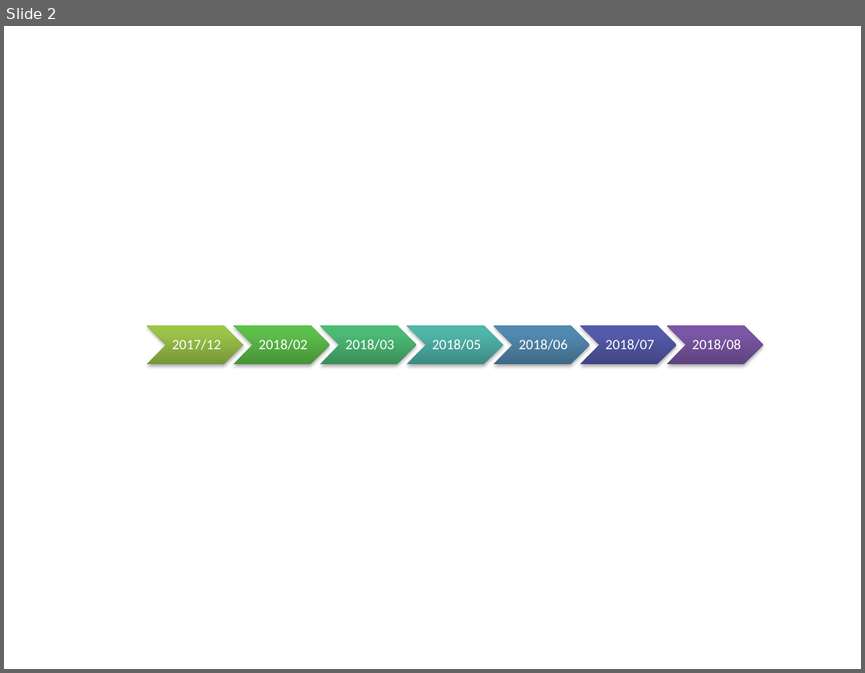
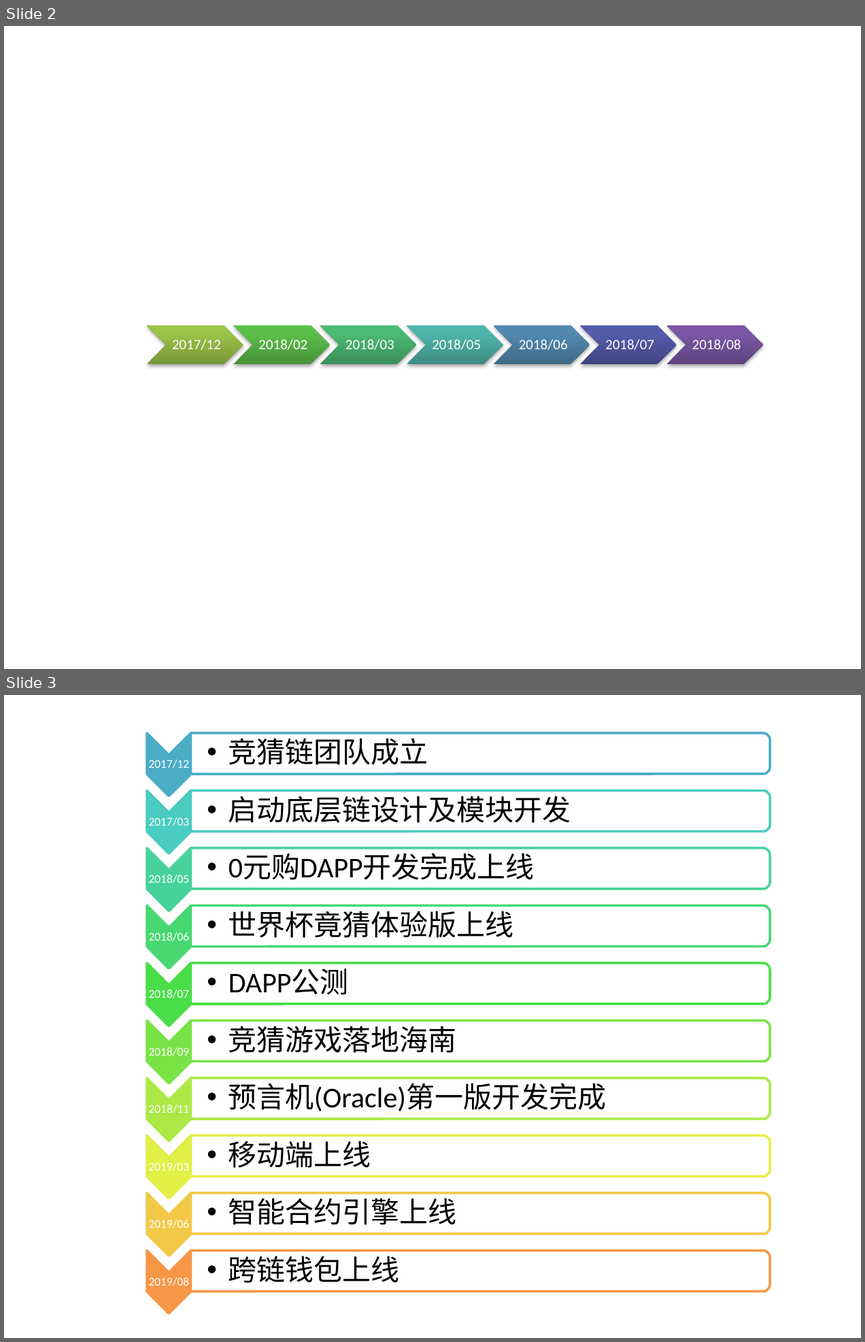
Before and after one commit to gavinzheng/whitepapercollection, a slide deck: Projects/Dollarma/FGC.pptx. Shown one above the other, each under a label of ours: slide 2 before the commit, slides 2 and 3 after it. The pictures are 865x673 and 865x1342 pixels, drawn with LibreOffice and Linux fonts; fonts in the diff are those of the drawing. Boxes give left, top, right and bottom in pixels: in the first picture for what was removed or moved away, otherwise in the second. Text is boxed around its words. In the diff, an @@ line names an element or a change of style, - is before the commit and + after.

```diff
--- a/Projects/Dollarma/FGC.pptx
+++ b/Projects/Dollarma/FGC.pptx
@@ slide 3 added at [4, 695, 861, 1338], background #FFFFFF @@
@@ group added at [147, 732, 770, 1312]: 20 texts, 10 chevrons, 10 round same rects @@
+2017/12
+  • 竞猜链团队成立
+2017/03
+  • 启动底层链设计及模块开发
+2018/05
+  • 0元购DAPP开发完成上线
+2018/06
+  • 世界杯竟猜体验版上线
+2018/07
+  • DAPP公测
+2018/09
+  • 竞猜游戏落地海南
+2018/11
+  • 预言机(Oracle)第一版开发完成
+2019/03
+  • 移动端上线
+2019/06
+  • 智能合约引擎上线
+2019/08
+  • 跨链钱包上线
```
Also in this commit, not shown: 9 other files.
